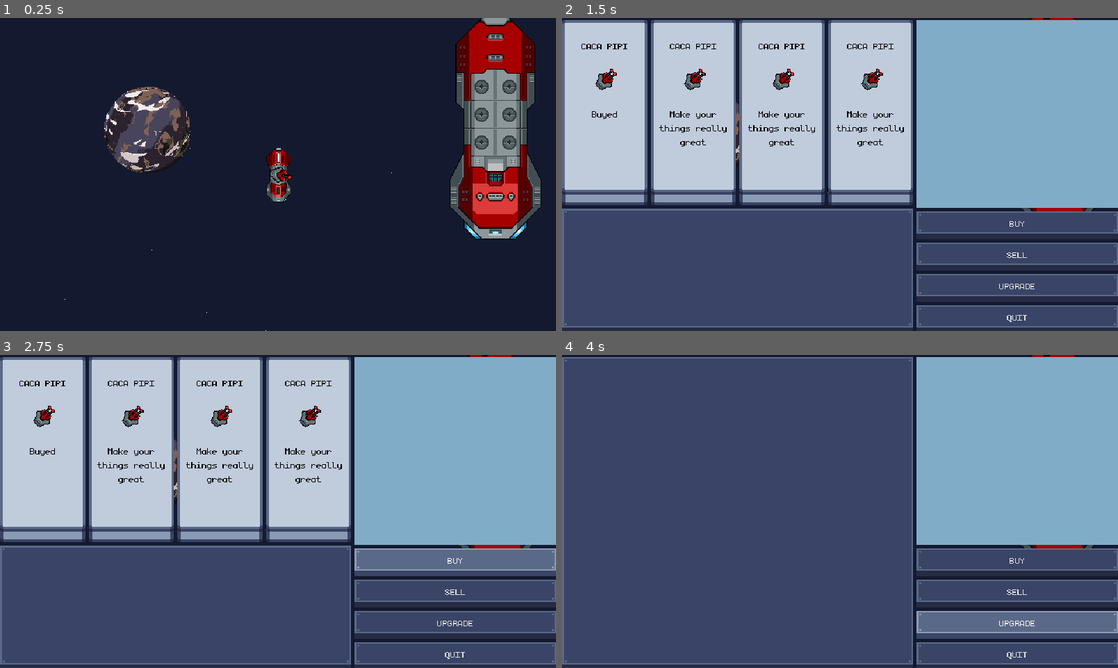
Above: before the commit, frames 1-4 (two rows, left to right).
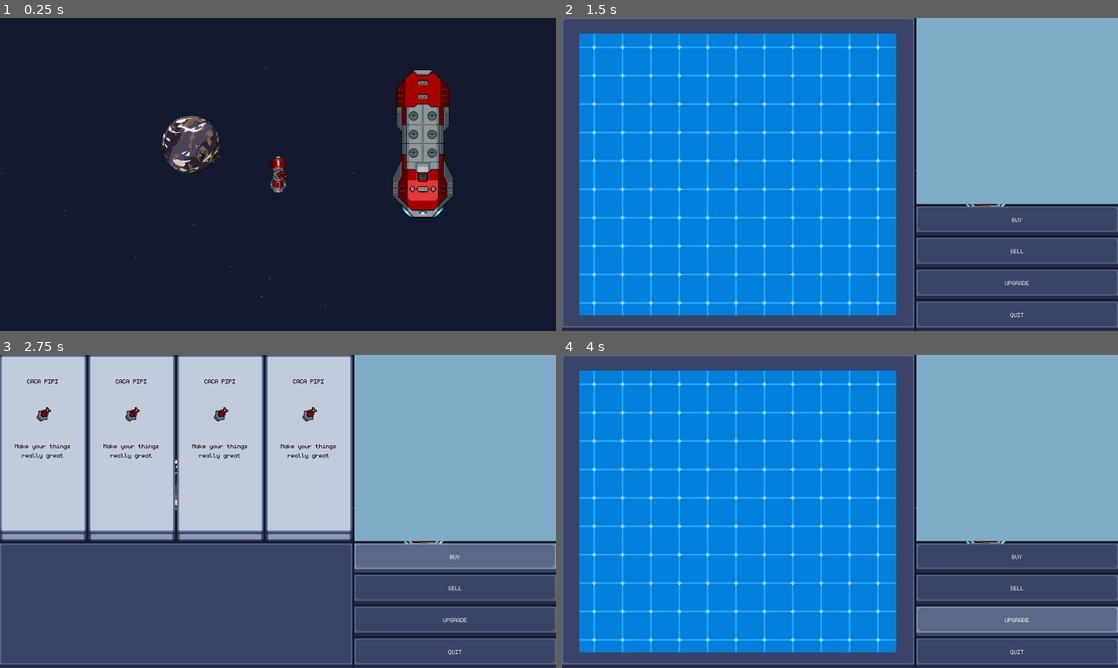
Above: after the commit, the same moments.

Repository: Ninesliced/gdc_project
Game: Godot game, scene res://scenes/main.tscn
Same seed, same stepped clock (60 frames per second), same inputs: the game is played once before the commit and once after it. The engine's default icon, where the game draws it, is replaced by a stand-in: a white triangle on a blue panel in a dark square.
Inputs (mouse positions are in pixels of both pictures, inside the frame that each line leads up to):
- Up to frame 1 (0.25 s): no input
- Up to frame 2 (1.5 s): tap Enter at 0.5 s; hold D (right) 0.53-1.25 s; tap E (interact) at 0.6 s; click (606, 111) at 1.27 s
- Up to frame 3 (2.75 s): click "BUY" at 2 s
- Up to frame 4 (4 s): click "SELL" at 2.75 s; click "UPGRADE" at 3.5 s

The runs differ from the first frame. In frame 1, 17% of the frame differs, in the area x 0-98%, y 0-100%; in frame 2, 62%, in the area x 0-100%, y 0-99%; in frame 3, 12%; in frame 4, 57%.

Commit message:
Update viewport size in project.godot and ui_button.tscn

Diff:
--- /dev/null
+++ b/entities/player/player_stats.gd
@@ -0,0 +1,2 @@
+extends Resource
+class_name PlayerStats
--- a/project.godot
+++ b/project.godot
@@ -22,8 +22,8 @@
 
 [display]
 
-window/size/viewport_width=640
-window/size/viewport_height=360
+window/size/viewport_width=960
+window/size/viewport_height=540
 window/size/window_width_override=1920
 window/size/window_height_override=1080
 window/stretch/mode="viewport"
--- a/scenes/main_2.tscn
+++ b/scenes/main_2.tscn
@@ -5,7 +5,7 @@
 [ext_resource type="Texture2D" uid="uid://da5no17h7cchy" path="res://assets/space_breaker_asset/Ships/Big/body_01.png" id="3_q7e5f"]
 [ext_resource type="PackedScene" uid="uid://cchsone545eea" path="res://entities/planets/planet.tscn" id="4_xrfc1"]
 
-[node name="main" type="Node2D"]
+[node name="main2" type="Node2D"]
 
 [node name="Player" parent="." instance=ExtResource("1_m01jj")]
 position = Vector2(271, 351)
--- a/ui/Shops/shop.gd
+++ b/ui/Shops/shop.gd
@@ -10,14 +10,14 @@
 
 var currentShopType : ShopType = ShopType.BUY
 
-@onready var buy_ui : VBoxContainer = $HBoxContainer/Buy
-@onready var upgrade_ui : VBoxContainer = $HBoxContainer/Upgrade
-@onready var sell : VBoxContainer =  $HBoxContainer/Sell
+@onready var buy_ui : VBoxContainer = $Shop/HBoxContainer/Buy
+@onready var upgrade_ui : VBoxContainer = $Shop/HBoxContainer/Upgrade
+@onready var sell : VBoxContainer =  $Shop/HBoxContainer/Sell
 
 var dict_type : Dictionary = {}
 
 var box_card : PackedScene = preload("res://ui/Shops/shop_box.tscn")
-@onready var item_containter : HBoxContainer = $HBoxContainer/Buy/ItemContainer
+@onready var item_containter : HBoxContainer = $Shop/HBoxContainer/Buy/ItemContainer
 var buy_cards : Array = []
 
 func _ready() -> void:
--- a/ui/Shops/shop.tscn
+++ b/ui/Shops/shop.tscn
@@ -1,35 +1,48 @@
-[gd_scene load_steps=5 format=3 uid="uid://bnxeifd466luv"]
+[gd_scene load_steps=6 format=3 uid="uid://c1u4h1x8nx1t3"]
 
 [ext_resource type="Script" path="res://ui/Shops/shop.gd" id="1_rgx1f"]
 [ext_resource type="Texture2D" uid="uid://2p5xlj0knnee" path="res://assets/ui/button.png" id="2_1qmga"]
-[ext_resource type="PackedScene" uid="uid://dmxyagf76rfpr" path="res://ui/Shops/shop_box.tscn" id="2_r8d14"]
-[ext_resource type="PackedScene" uid="uid://r5slvbs5dk1e" path="res://ui/ui_button.tscn" id="3_mej8u"]
+[ext_resource type="PackedScene" uid="uid://cyhe2a2unekfj" path="res://ui/Shops/shop_box.tscn" id="2_r8d14"]
+[ext_resource type="PackedScene" uid="uid://c2eemep8skl7h" path="res://ui/ui_button.tscn" id="3_mej8u"]
+[ext_resource type="Texture2D" uid="uid://xw68rrdxl2ih" path="res://assets/ui/shops/blueprint.png" id="4_f3fbu"]
 
 [node name="Shop" type="CanvasLayer"]
 process_mode = 3
 script = ExtResource("1_rgx1f")
 
-[node name="HBoxContainer" type="HBoxContainer" parent="."]
-offset_top = 2.0
-offset_right = 640.0
-offset_bottom = 362.0
+[node name="Shop" type="Control" parent="."]
+layout_mode = 3
+anchors_preset = 15
+anchor_right = 1.0
+anchor_bottom = 1.0
+grow_horizontal = 2
+grow_vertical = 2
+
+[node name="HBoxContainer" type="HBoxContainer" parent="Shop"]
+layout_mode = 1
+anchors_preset = 15
+anchor_right = 1.0
+anchor_bottom = 1.0
+grow_horizontal = 2
+grow_vertical = 2
 mouse_filter = 2
 
-[node name="Buy" type="VBoxContainer" parent="HBoxContainer"]
+[node name="Buy" type="VBoxContainer" parent="Shop/HBoxContainer"]
+visible = false
 layout_mode = 2
 size_flags_horizontal = 3
 size_flags_stretch_ratio = 0.7
 
-[node name="ItemContainer" type="HBoxContainer" parent="HBoxContainer/Buy"]
+[node name="ItemContainer" type="HBoxContainer" parent="Shop/HBoxContainer/Buy"]
 layout_mode = 2
 size_flags_vertical = 3
 size_flags_stretch_ratio = 0.6
 alignment = 1
 
-[node name="ShopBox" parent="HBoxContainer/Buy/ItemContainer" instance=ExtResource("2_r8d14")]
+[node name="ShopBox" parent="Shop/HBoxContainer/Buy/ItemContainer" instance=ExtResource("2_r8d14")]
 layout_mode = 2
 
-[node name="NinePatchRect" type="NinePatchRect" parent="HBoxContainer/Buy"]
+[node name="NinePatchRect" type="NinePatchRect" parent="Shop/HBoxContainer/Buy"]
 layout_mode = 2
 size_flags_vertical = 3
 size_flags_stretch_ratio = 0.4
@@ -39,13 +52,13 @@
 patch_margin_right = 7
 patch_margin_bottom = 12
 
-[node name="Sell" type="VBoxContainer" parent="HBoxContainer"]
+[node name="Sell" type="VBoxContainer" parent="Shop/HBoxContainer"]
 visible = false
 layout_mode = 2
 size_flags_horizontal = 3
 size_flags_stretch_ratio = 0.7
 
-[node name="NinePatchRect" type="NinePatchRect" parent="HBoxContainer/Sell"]
+[node name="NinePatchRect" type="NinePatchRect" parent="Shop/HBoxContainer/Sell"]
 layout_mode = 2
 size_flags_vertical = 3
 size_flags_stretch_ratio = 0.4
@@ -55,13 +68,12 @@
 patch_margin_right = 7
 patch_margin_bottom = 12
 
-[node name="Upgrade" type="VBoxContainer" parent="HBoxContainer"]
-visible = false
+[node name="Upgrade" type="VBoxContainer" parent="Shop/HBoxContainer"]
 layout_mode = 2
 size_flags_horizontal = 3
 size_flags_stretch_ratio = 0.7
 
-[node name="NinePatchRect" type="NinePatchRect" parent="HBoxContainer/Upgrade"]
+[node name="NinePatchRect" type="NinePatchRect" parent="Shop/HBoxContainer/Upgrade"]
 layout_mode = 2
 size_flags_vertical = 3
 size_flags_stretch_ratio = 0.4
@@ -71,44 +83,60 @@
 patch_margin_right = 7
 patch_margin_bottom = 12
 
-[node name="StaticRight" type="VBoxContainer" parent="HBoxContainer"]
+[node name="BoxContainer" type="BoxContainer" parent="Shop/HBoxContainer/Upgrade/NinePatchRect"]
+layout_mode = 1
+anchors_preset = -1
+anchor_left = 0.05
+anchor_top = 0.05
+anchor_right = 0.95
+anchor_bottom = 0.95
+grow_horizontal = 2
+grow_vertical = 2
+
+[node name="TextureRect" type="TextureRect" parent="Shop/HBoxContainer/Upgrade/NinePatchRect/BoxContainer"]
+layout_mode = 2
+size_flags_horizontal = 3
+texture = ExtResource("4_f3fbu")
+stretch_mode = 1
+
+[node name="StaticRight" type="VBoxContainer" parent="Shop/HBoxContainer"]
 custom_minimum_size = Vector2(200, 2.08165e-12)
 layout_mode = 2
 size_flags_horizontal = 3
 size_flags_stretch_ratio = 0.4
 mouse_filter = 2
 
-[node name="icon" type="ColorRect" parent="HBoxContainer/StaticRight"]
+[node name="icon" type="ColorRect" parent="Shop/HBoxContainer/StaticRight"]
 layout_mode = 2
 size_flags_vertical = 3
-size_flags_stretch_ratio = 0.8
+size_flags_stretch_ratio = 0.6
 color = Color(0.507, 0.67535, 0.78, 1)
 
-[node name="buttons" type="VBoxContainer" parent="HBoxContainer/StaticRight"]
+[node name="buttons" type="VBoxContainer" parent="Shop/HBoxContainer/StaticRight"]
 layout_mode = 2
 size_flags_vertical = 3
-size_flags_stretch_ratio = 0.2
+size_flags_stretch_ratio = 0.4
 mouse_filter = 2
 
-[node name="BuyButton" parent="HBoxContainer/StaticRight/buttons" instance=ExtResource("3_mej8u")]
+[node name="BuyButton" parent="Shop/HBoxContainer/StaticRight/buttons" instance=ExtResource("3_mej8u")]
 layout_mode = 2
 text = "BUY"
 
-[node name="SellButton" parent="HBoxContainer/StaticRight/buttons" instance=ExtResource("3_mej8u")]
+[node name="SellButton" parent="Shop/HBoxContainer/StaticRight/buttons" instance=ExtResource("3_mej8u")]
 layout_mode = 2
 text = "SELL"
 
-[node name="UpgradeButton" parent="HBoxContainer/StaticRight/buttons" instance=ExtResource("3_mej8u")]
+[node name="UpgradeButton" parent="Shop/HBoxContainer/StaticRight/buttons" instance=ExtResource("3_mej8u")]
 layout_mode = 2
 text = "UPGRADE"
 
-[node name="QuitButton" parent="HBoxContainer/StaticRight/buttons" instance=ExtResource("3_mej8u")]
+[node name="QuitButton" parent="Shop/HBoxContainer/StaticRight/buttons" instance=ExtResource("3_mej8u")]
 layout_mode = 2
 text = "QUIT"
 
 [node name="AnimationPlayer" type="AnimationPlayer" parent="."]
 
-[connection signal="pressed" from="HBoxContainer/StaticRight/buttons/BuyButton" to="." method="_on_buy_button_pressed"]
-[connection signal="pressed" from="HBoxContainer/StaticRight/buttons/SellButton" to="." method="_on_sell_button_pressed"]
-[connection signal="pressed" from="HBoxContainer/StaticRight/buttons/UpgradeButton" to="." method="_on_upgrade_button_pressed"]
-[connection signal="pressed" from="HBoxContainer/StaticRight/buttons/QuitButton" to="." method="_on_quit_button_pressed"]
+[connection signal="pressed" from="Shop/HBoxContainer/StaticRight/buttons/BuyButton" to="." method="_on_buy_button_pressed"]
+[connection signal="pressed" from="Shop/HBoxContainer/StaticRight/buttons/SellButton" to="." method="_on_sell_button_pressed"]
+[connection signal="pressed" from="Shop/HBoxContainer/StaticRight/buttons/UpgradeButton" to="." method="_on_upgrade_button_pressed"]
+[connection signal="pressed" from="Shop/HBoxContainer/StaticRight/buttons/QuitButton" to="." method="_on_quit_button_pressed"]
Binary file added: assets/ui/shops/blueprint.png
Not shown, added: assets/ui/shops/blueprint.png.import
Not shown: 1 places in ui/Shops/shop_box.tscn that only renumber resources
Not shown: 1 places in ui/ui_button.tscn that only renumber resources
